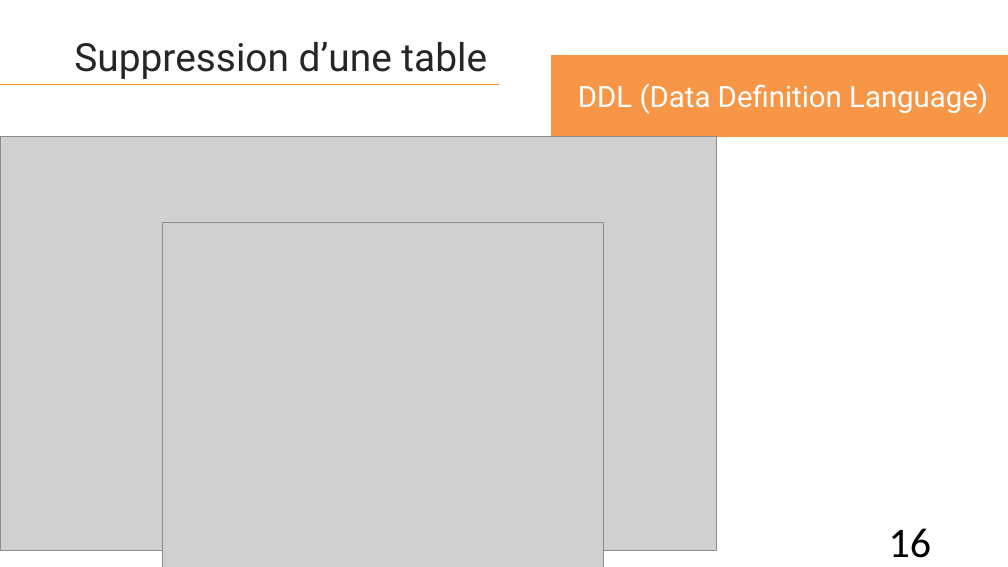
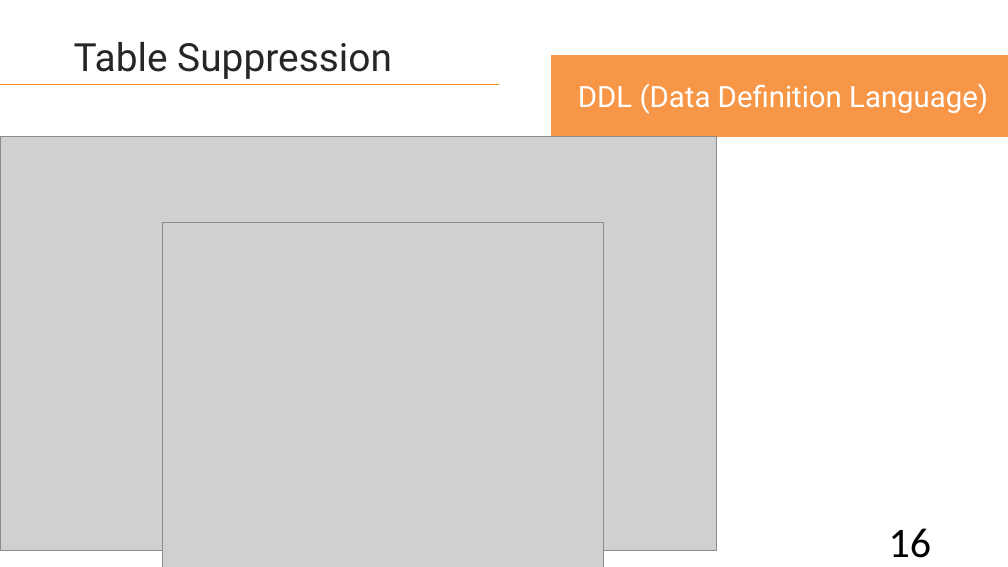
Before and after one commit to lahcenrahlaoui/Wingardium_Leviosaaaa, a slide deck: slide 16 of Presentation-projet-SQLite (1) - Copy.pptx. Drawn at 1008x567 pixels with LibreOffice and Linux fonts; fonts in the diff are those of the drawing; grey boxes stand for pictures. Boxes give left, top, right and bottom in pixels: in the first picture for what was removed or moved away, otherwise in the second. Text is boxed around its words. In the diff, an @@ line names an element or a change of style, - is before the commit and + after.

```diff
--- a/Presentation-projet-SQLite (1) - Copy.pptx
+++ b/Presentation-projet-SQLite (1) - Copy.pptx
@@ text at box(74, 42, 392, 79): text changed @@
-Suppression d’une table
+Table Suppression
```
Also in this commit, not shown: 17 other slides changed.
